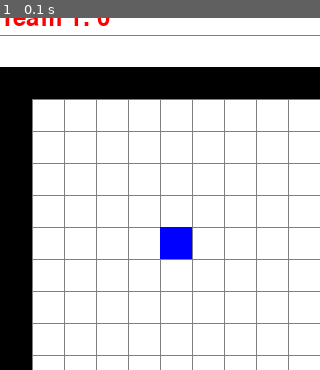
Above: before the commit, frame 1.
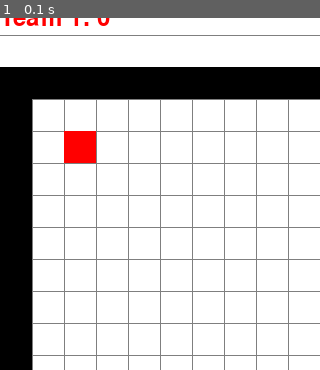
Above: after the commit, the same moment.

Repository: DocD-12/Blocks_n_Bots
Game: pygame game, started from main.py
Same seed, same stepped clock (60 frames per second), same inputs: the game is played once before the commit and once after it.
Inputs:
- Up to frame 1 (0.1 s): no input
The pictures show only the part of the screen within x 0-50%, y 2-52%; the shares and areas given below are measured in that part.

The runs differ from the first frame. In frame 1, 1.8% of the frame differs, in the area x 20-60%, y 32-69%.

Commit message:
Team with Players added

Diff:
--- a/game.py
+++ b/game.py
@@ -17,12 +17,18 @@
         self.grid = [[-1 if (i == 0 or i == size - 1 or j == 0 or j == size - 1) else 0
                       for j in range(size)] for i in range(size)]
 
-        self.screen_width = (size) * tile_size
+        self.screen_width = size * tile_size
         self.screen_height = (size + 2) * tile_size
         self.window = None
         self.tile_size = tile_size
         self.player_speed = 3 * tile_size
         self.n = size
+        self.walls = pygame.sprite.Group()
+        self.all_sprites = pygame.sprite.Group()
+        self.teams = []
+
+    def add_team(self, team):
+        self.teams.append(team)
 
     def start(self):
         pygame.init()
@@ -34,16 +40,16 @@
         start_time = time.time()
         game_duration = 105  # Время в секундах
 
-        walls = pygame.sprite.Group()
         for i in range(self.n):
             for j in range(self.n):
                 if self.grid[i][j] == -1:
                     x = FieldObject(i, j, self.tile_size)
-                    walls.add(x)
+                    self.walls.add(x)
 
-        all_sprites = pygame.sprite.Group()
-        x = Player(5, 5, self.tile_size, blue)
-        all_sprites.add(x)
+        for team in self.teams:
+            for player in team.players:
+                self.all_sprites.add(player)
+
         # -------------------------------------------------------------------------------
         while running:
             for event in pygame.event.get():
@@ -53,17 +59,19 @@
             # Управление с клавиатуры
             # keys = pygame.key.get_pressed()
 
+            # Отображение игроков
+            for team in self.teams:
+                for player in team.players:
+                    player.update()
+
+            # Отображение блоков
+
+
             # Отображение игрового поля
             self.window.fill(white)
             self.draw()
-            walls.draw(self.window)
-            all_sprites.draw(self.window)
-
-            # Отображение игроков
-            pass
-
-            # Отображение блоков
-
+            self.walls.draw(self.window)
+            self.all_sprites.draw(self.window)
 
             # Отображение текущих очков
             font = pygame.font.Font(None, 36)
--- a/main.py
+++ b/main.py
@@ -1,5 +1,11 @@
 import game
+import player
+
 
 if __name__ == '__main__':
     mGame = game.Game(20)
+    mPlayer = player.Player(2, 2, mGame.tile_size)
+    tRed = player.Team(0)
+    tRed.add_player(mPlayer)
+    mGame.add_team(tRed)
     mGame.start()
--- a/player.py
+++ b/player.py
@@ -2,13 +2,20 @@
 
 
 class Team:
-    def __init__(self, name, color):
+    def __init__(self, num):
         self.scores = 0
         self.players = []
-        self.name = name
-        self.color = color
+        self.number = num
+        if num == 0:
+            self.name = 'Red'
+            self.color = (255, 0, 0)
+        elif num == 1:
+            self.name = 'Blue'
+            self.color = (0, 0, 255)
 
     def add_player(self, player):
+        player.to_team(self.name, self.number, self.color)
+        player.image.fill(self.color)
         self.players.append(player)
 
     def get_scores(self):
@@ -24,13 +31,17 @@
 
 
 class Player(FieldObject):
-    def __init__(self, x, y, size, color):
+    def __init__(self, x, y, size):
         super().__init__(x, y, size)
         self.x = x
         self.y = y
-        self.color = color
-        if color == (255, 0, 0):
-            self.team = 'R'
-        elif color == (0, 0, 255):
-            self.team = 'B'
-        self.image.fill(self.color)
+        self.team = 0
+        self.color = (0, 0, 0)
+        self.team_color = (0, 0, 0)
+        self.team_name = 'Null'
+        self.team_num = 0
+
+    def to_team(self, name, num, color):
+        self.team_name = name
+        self.team_num = num
+        self.team_color = color
